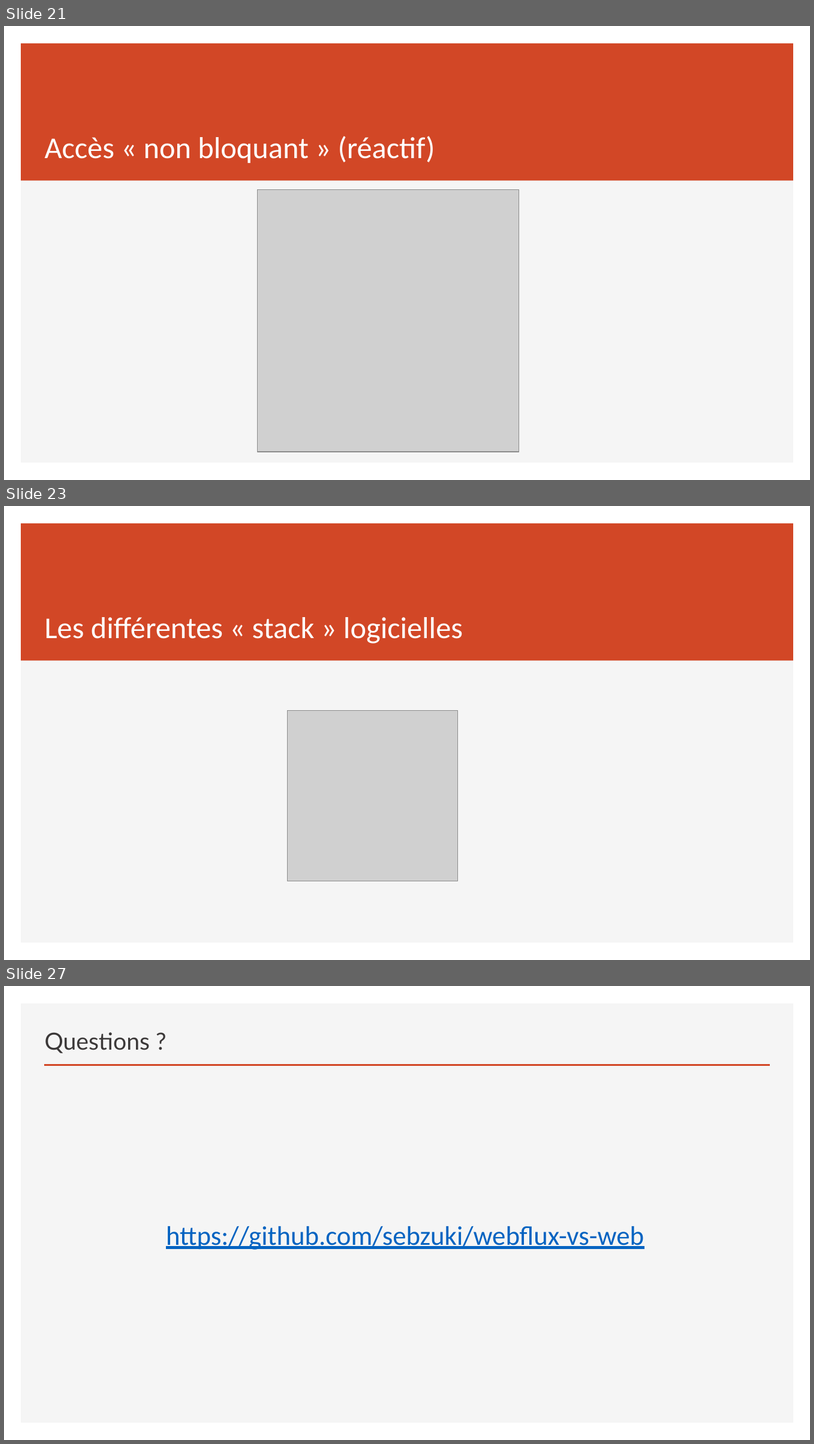
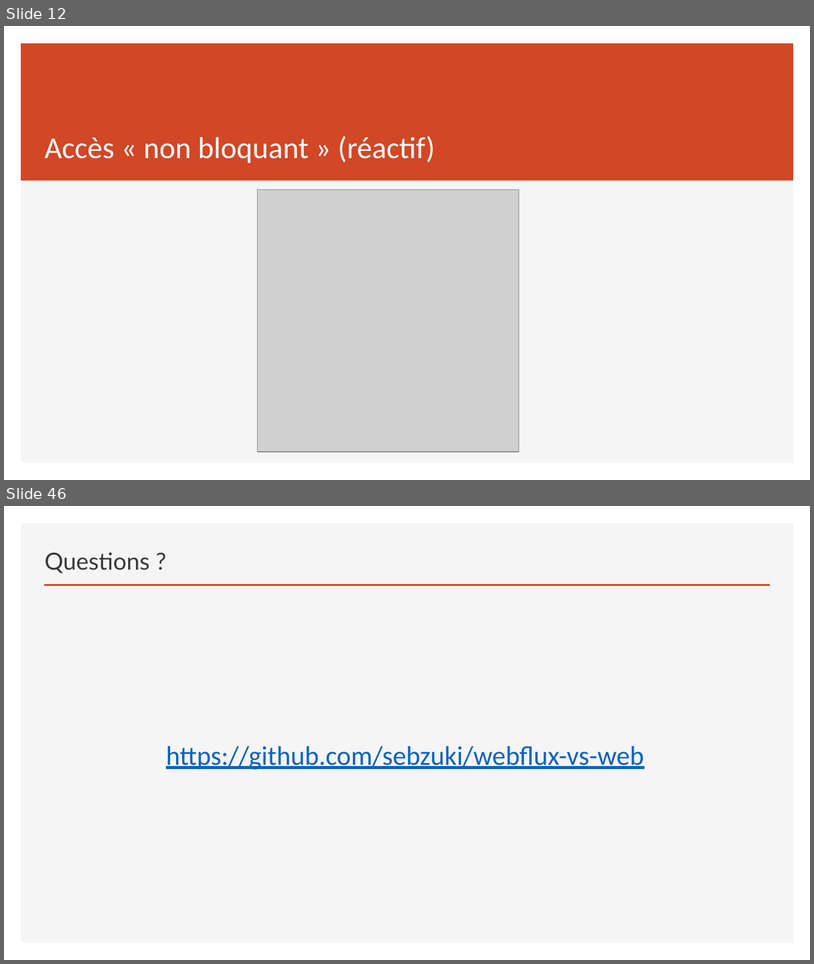
Before and after one commit to sebzuki/webflux-vs-web, a slide deck: REACTIVE.pptx. Shown one above the other, each under a label of ours: slides 21, 23 and 27 before the commit, slides 12 and 46 after it; the slides between them are not shown. The pictures are 814x1444 and 814x964 pixels, drawn with LibreOffice and Linux fonts; fonts in the diff are those of the drawing; grey boxes stand for pictures. Boxes give left, top, right and bottom in pixels: in the first picture for what was removed or moved away, otherwise in the second. Text is boxed around its words. In the diff, an @@ line names an element or a change of style, - is before the commit and + after.

```diff
--- a/REACTIVE.pptx
+++ b/REACTIVE.pptx
@@ slide 23 removed at (4, 506, 810, 960), background #FFFFFF; not listed: 2 template elements that a slide beside it also shows @@
@@ title removed at (45, 617, 463, 643) @@
-Les différentes « stack » logicielles
@@ picture removed at (288, 711, 458, 880) @@
@@ what was slide 21 is now slide 12 @@
@@ what was slide 27 is now slide 46 @@
```
Also in this commit, not shown: 7 slides changed, 29 slides added, 9 other slides removed, 33 other files.
